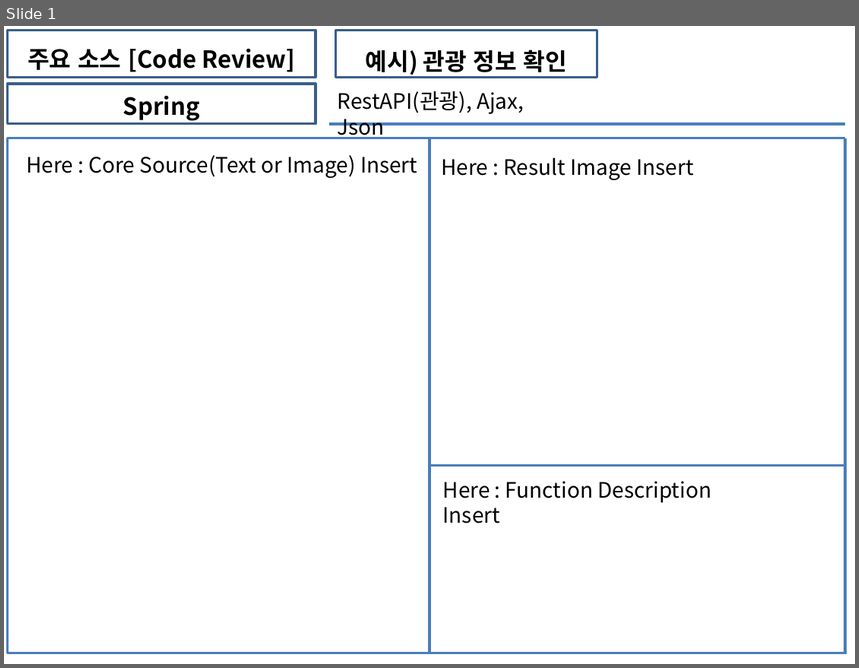
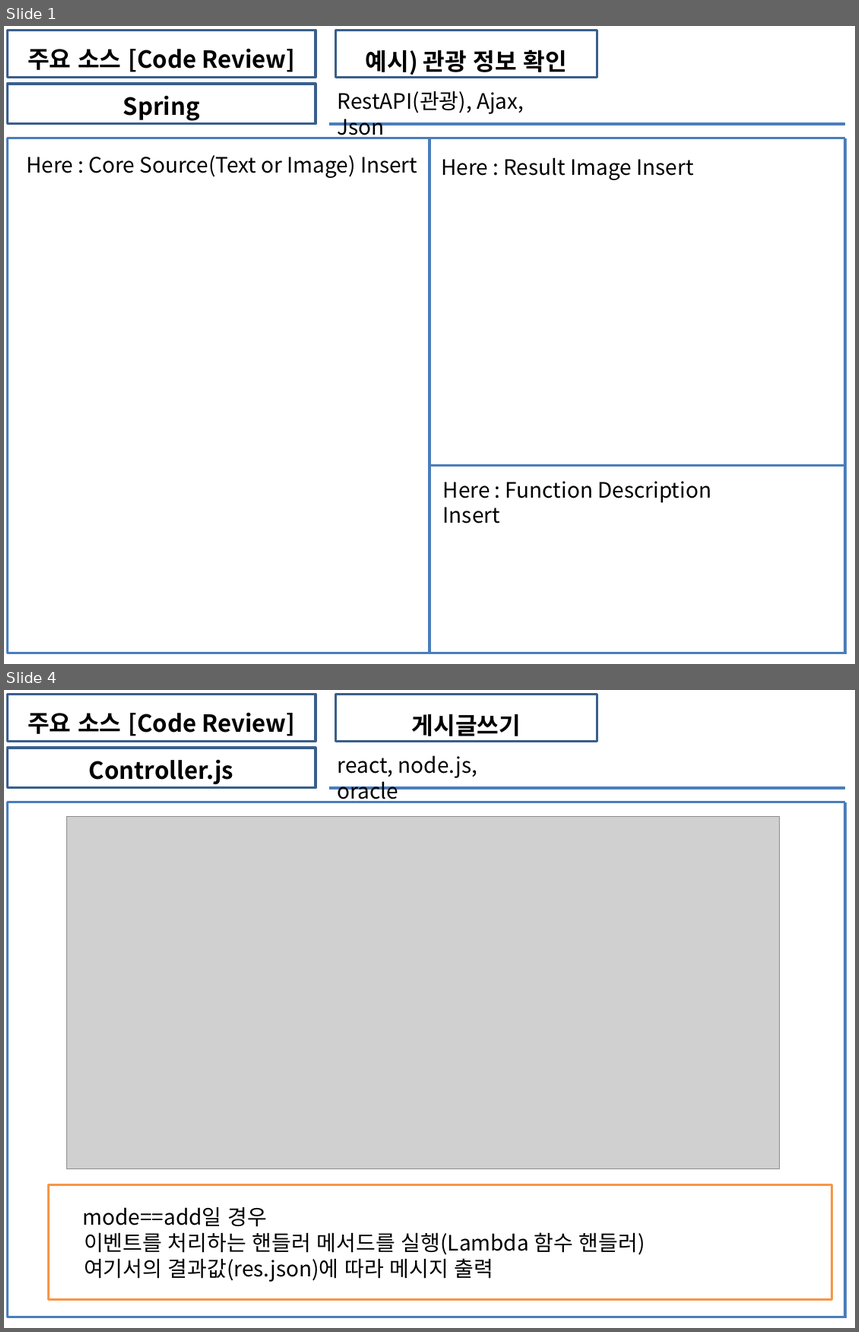
Before and after one commit to soh0256/5team, a slide deck: 개발 5팀 6차 미니 프로젝트/3) KOSMO_77기_개발 0팀_Unit_Test_보고서.pptx. Shown one above the other, each under a label of ours: slide 1 before the commit, slides 1 and 4 after it; the slides between them are not shown. The pictures are 859x668 and 859x1332 pixels, drawn with LibreOffice and Linux fonts; fonts in the diff are those of the drawing; grey boxes stand for pictures. Boxes give left, top, right and bottom in pixels: in the first picture for what was removed or moved away, otherwise in the second. Text is boxed around its words. In the diff, an @@ line names an element or a change of style, - is before the commit and + after.

Commit message:
게시판_유닛테스트

```diff
--- a/개발 5팀 6차 미니 프로젝트/3) KOSMO_77기_개발 0팀_Unit_Test_보고서.pptx
+++ b/개발 5팀 6차 미니 프로젝트/3) KOSMO_77기_개발 0팀_Unit_Test_보고서.pptx
@@ slide 4 added at (4,690,855,1328), background #FFFFFF @@
@@ rectangle added at (7,695,316,741), outline #3A5F8C 2 pt, 20 pt, text #000000, bold @@
+주요 소스 [Code Review]
@@ rectangle added at (336,695,598,741), outline #3A5F8C 2 pt, 20 pt, text #000000, bold @@
+게시글쓰기
@@ rectangle added at (7,748,316,788), outline #3A5F8C 2 pt, 20 pt, text #000000, bold @@
+Controller.js
@@ text added at (338,755,477,803), 18 pt, text #000000 @@
+react, node.js, oracle
@@ line added from (7, 802) to (845, 802), #4B7EBC 2.25 pt @@
@@ line added from (7, 802) to (7, 1317), #4B7EBC 2.25 pt @@
@@ line added from (329, 788) to (845, 788), #4B7EBC 2.25 pt @@
@@ line added from (845, 802) to (845, 1319), #4B7EBC 2.25 pt @@
@@ picture added at (67,816,780,1170) @@
@@ line added from (845, 1143) to (845, 1143), #4B7EBC 2.25 pt @@
@@ rectangle added at (48,1186,832,1300), outline #F79646 2 pt, 18 pt, text #000000 @@
+▫ mode==add일 경우
+▫ 이벤트를 처리하는 핸들러 메서드를 실행(Lambda 함수 핸들러)
+▫ 여기서의 결과값(res.json)에 따라 메시지 출력
@@ line added from (7, 1317) to (845, 1317), #4B7EBC 2.25 pt @@
```
Also in this commit, not shown: 17 other slides added.
